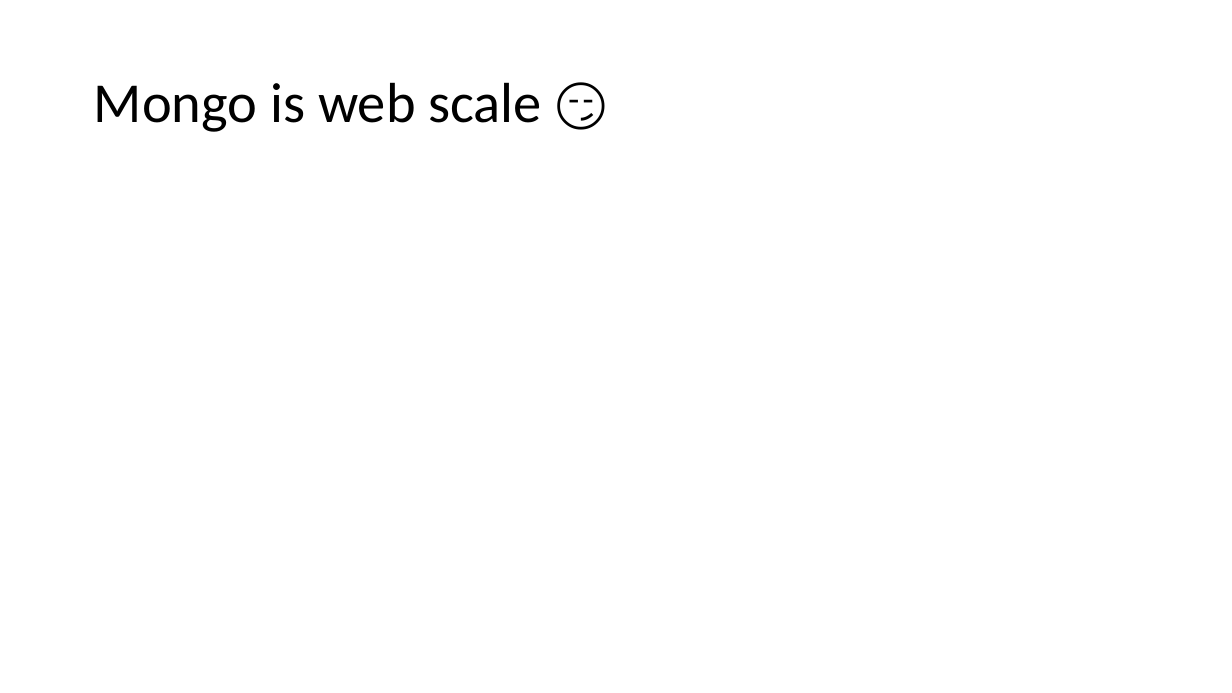
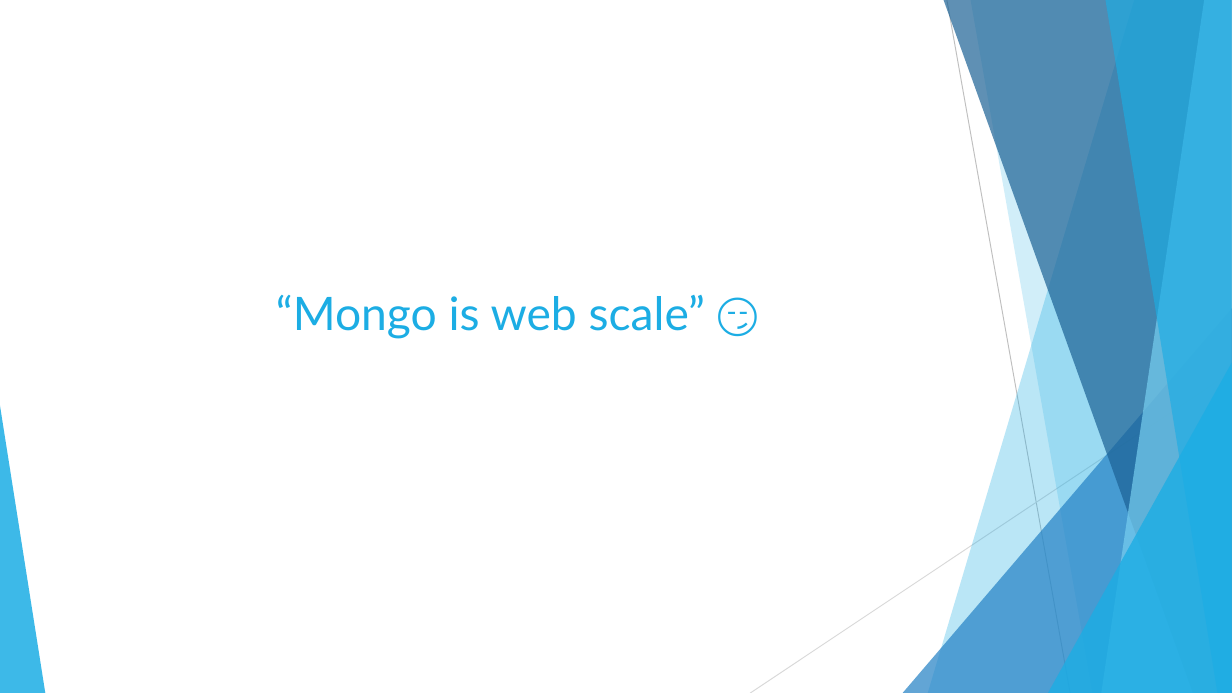
Before and after one commit to ffMathy/TurboPotato.Mongo, a slide deck: slide 8 of slides.pptx (slide 5 before the commit). Drawn at 1232x693 pixels with LibreOffice and Linux fonts; fonts in the diff are those of the drawing. Boxes give left, top, right and bottom in pixels: in the first picture for what was removed or moved away, otherwise in the second. Text is boxed around its words. In the diff, an @@ line names an element or a change of style, - is before the commit and + after.

```diff
--- a/slides.pptx
+++ b/slides.pptx
@@ title "“Mongo is web scale” 😏" at (x1=276, y1=295, x2=705, y2=339): vertical alignment middle to top @@
@@ title at (x1=276, y1=295, x2=705, y2=339): text changed; size 44 to 36 pt; font Calibri to Lato; text colour #000000 to #1CADE4 @@
-Mongo is web scale 😏
+“Mongo is web scale” 😏
@@ group added at (x1=0, y1=0, x2=1232, y2=693): 5 freeform shapes, 3 triangles, 2 lines @@
```
Also in this commit, not shown: 1 other slide changed, 8 slides added, 3 slides removed, 5 other files.
